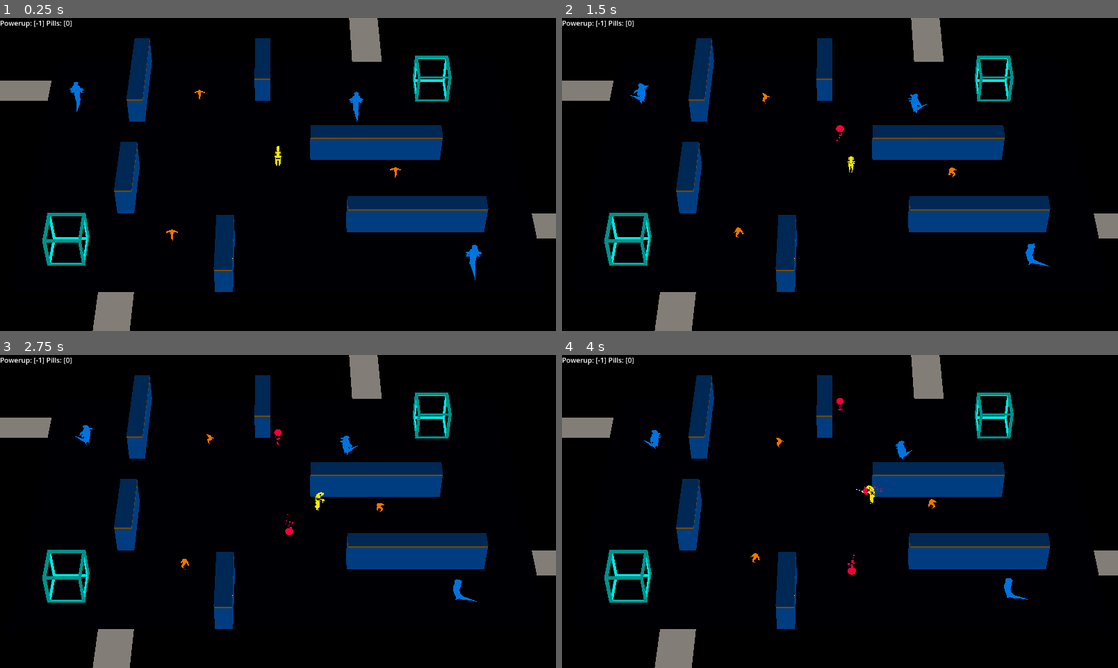
Above: before the commit, frames 1-4 (two rows, left to right).
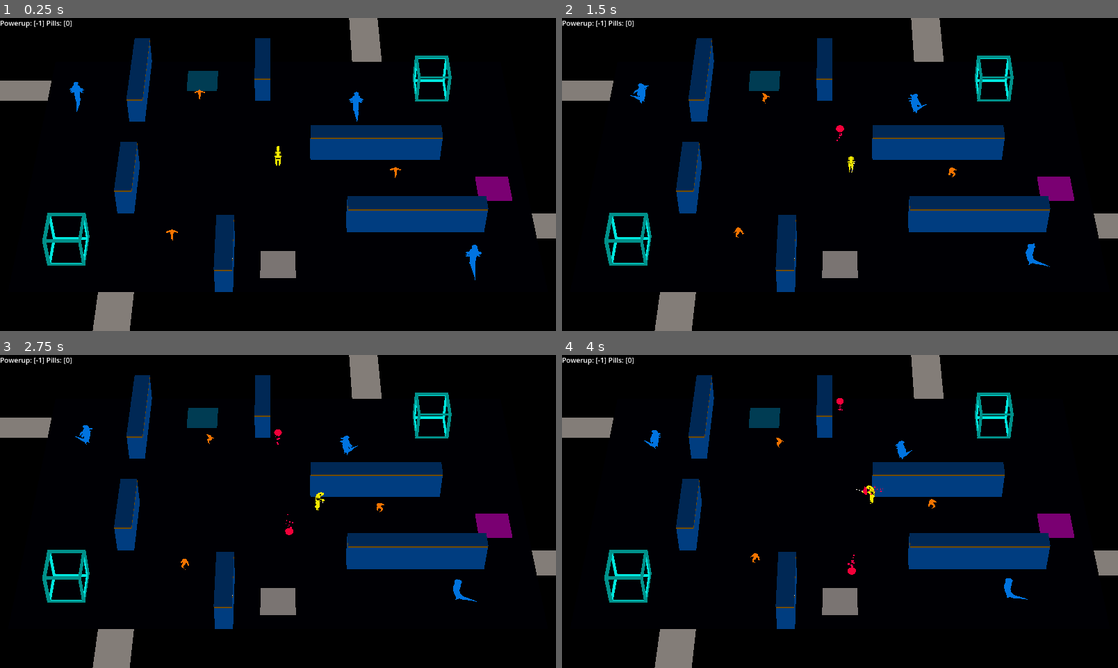
Above: after the commit, the same moments.

Repository: ralabate/30ddl
Game: Godot game, scene res://main.tscn
Two runs of this game, one before a commit and one after it. Both use one fixed random seed, a clock stepped at 60 frames per second and the inputs below.
Inputs:
- Up to frame 1 (0.25 s): no input
- Up to frame 2 (1.5 s): tap Enter (ui_accept) at 0.5, 0.77 s; hold Right (ui_right) 0.53-1.28 s; tap A (player_mine) at 0.6, 1.35 s; hold Down (ui_down) from 1.28 s (still down)
- Up to frame 3 (2.75 s): tap Enter (ui_accept) at 1.52 s; release Down (ui_down) at 2.03 s; hold Right (ui_right) from 2.03 s (still down); tap A (player_mine) at 2.1 s
- Up to frame 4 (4 s): release Right (ui_right) at 2.78 s; hold Up (ui_up) 2.78-3.53 s; tap A (player_mine) at 2.85, 3.6 s; tap Enter (ui_accept) at 3.02, 3.77 s; hold Left (ui_left) from 3.53 s (still down)

The runs differ from the first frame. In frame 1, 1.3% of the frame differs, in the area x 33-93%, y 16-84%; in frame 2, 1.3%; in frame 3, 1.3%; in frame 4, 1.3%.
Error in both runs: Invalid access of index '1' on a base object of type: 'Array[Dictionary]'. (res://common/log.gd:9)

Commit message:
different types of stores

Diff:
--- a/gauntlet/level/levels/empty_level.tscn
+++ b/gauntlet/level/levels/empty_level.tscn
@@ -2,7 +2,7 @@
 
 [ext_resource type="Script" uid="uid://circq55qpjcvk" path="res://level/level.gd" id="1_53vyl"]
 [ext_resource type="PackedScene" uid="uid://ce84xhnoym281" path="res://level/levels/playfield_0.tscn" id="2_lvwwe"]
-[ext_resource type="PackedScene" uid="uid://bp2ipd6gmokjy" path="res://player/store.tscn" id="3_53vyl"]
+[ext_resource type="PackedScene" uid="uid://dtjgi7fn2nfx1" path="res://player/stores/mine_store.tscn" id="3_53vyl"]
 [ext_resource type="PackedScene" uid="uid://bb66s3pjp42pv" path="res://player/power_pill.tscn" id="4_lvwwe"]
 
 [sub_resource type="Environment" id="Environment_h2yge"]
--- a/gauntlet/level/levels/level_1.tscn
+++ b/gauntlet/level/levels/level_1.tscn
@@ -6,6 +6,9 @@
 [ext_resource type="PackedScene" uid="uid://dcyd6q7bb3k6m" path="res://badguys/badguy_spawner.tscn" id="4_hosfi"]
 [ext_resource type="PackedScene" uid="uid://dysqmwq3wem2k" path="res://badguys/badguy.tscn" id="5_eq12i"]
 [ext_resource type="PackedScene" uid="uid://bugwiltjmg52c" path="res://badguys/orange_badguy.tscn" id="6_eq12i"]
+[ext_resource type="PackedScene" uid="uid://dtjgi7fn2nfx1" path="res://player/stores/mine_store.tscn" id="7_blww0"]
+[ext_resource type="PackedScene" uid="uid://d0njcdjdgf5k4" path="res://player/stores/phasing_store.tscn" id="8_adifw"]
+[ext_resource type="PackedScene" uid="uid://c6vwteww0n5oa" path="res://player/stores/decoy_store.tscn" id="9_evbkj"]
 
 [sub_resource type="Environment" id="Environment_h2yge"]
 background_mode = 1
@@ -68,6 +71,15 @@
 [node name="OrangeBadguy3" parent="." instance=ExtResource("6_eq12i")]
 transform = Transform3D(1, 0, 0, 0, 1, 0, 0, 0, 1, -6, 1, 7)
 
+[node name="Store" parent="." instance=ExtResource("7_blww0")]
+transform = Transform3D(1, 0, 0, 0, 1, 0, 0, 0, 1, 0, 0, 8)
+
+[node name="Store2" parent="." instance=ExtResource("8_adifw")]
+transform = Transform3D(1, 0, 0, 0, 1, 0, 0, 0, 1, -5, 0, -8)
+
+[node name="Store3" parent="." instance=ExtResource("9_evbkj")]
+transform = Transform3D(1, 0, 0, 0, 1, 0, 0, 0, 1, 13, 0, 2)
+
 [editable path="EastBridge"]
 [editable path="WestBridge"]
 [editable path="NorthBridge"]
--- a/gauntlet/main.gd
+++ b/gauntlet/main.gd
@@ -5,7 +5,7 @@
 
 
 var levels = [
-	preload("res://level/levels/level_0.tscn"),
+	#preload("res://level/levels/level_0.tscn"),
 	preload("res://level/levels/level_1.tscn"),
 ]
 
--- a/gauntlet/player/store.gd
+++ b/gauntlet/player/store.gd
@@ -9,11 +9,6 @@
 	body_entered.connect(_on_body_entered)
 
 
-# Called every frame. 'delta' is the elapsed time since the previous frame.
-func _process(delta: float) -> void:
-	pass
-
-
 func _on_body_entered(body: Node3D) -> void:
 	if body.is_in_group("player"):
 		var player = body as Player
--- /dev/null
+++ b/gauntlet/player/stores/decoy_store.tscn
@@ -0,0 +1,26 @@
+[gd_scene load_steps=5 format=3 uid="uid://c6vwteww0n5oa"]
+
+[ext_resource type="Script" uid="uid://5av7mdc4yt1t" path="res://player/store.gd" id="1_nwknk"]
+
+[sub_resource type="BoxShape3D" id="BoxShape3D_qndga"]
+size = Vector3(2, 0.1, 2)
+
+[sub_resource type="StandardMaterial3D" id="StandardMaterial3D_5hm4r"]
+transparency = 1
+albedo_color = Color(1, 0, 1, 0.501961)
+
+[sub_resource type="BoxMesh" id="BoxMesh_bpxtq"]
+material = SubResource("StandardMaterial3D_5hm4r")
+size = Vector3(2, 0.1, 2)
+
+[node name="Store" type="Area3D"]
+collision_layer = 32
+collision_mask = 2
+script = ExtResource("1_nwknk")
+powerup_type = 1
+
+[node name="CollisionShape3D" type="CollisionShape3D" parent="."]
+shape = SubResource("BoxShape3D_qndga")
+
+[node name="MeshInstance3D" type="MeshInstance3D" parent="."]
+mesh = SubResource("BoxMesh_bpxtq")
--- /dev/null
+++ b/gauntlet/player/stores/mine_store.tscn
@@ -0,0 +1,25 @@
+[gd_scene load_steps=5 format=3 uid="uid://dtjgi7fn2nfx1"]
+
+[ext_resource type="Script" uid="uid://5av7mdc4yt1t" path="res://player/store.gd" id="1_5hm4r"]
+
+[sub_resource type="BoxShape3D" id="BoxShape3D_qndga"]
+size = Vector3(2, 0.1, 2)
+
+[sub_resource type="StandardMaterial3D" id="StandardMaterial3D_5hm4r"]
+transparency = 1
+albedo_color = Color(1, 1, 1, 0.501961)
+
+[sub_resource type="BoxMesh" id="BoxMesh_bpxtq"]
+material = SubResource("StandardMaterial3D_5hm4r")
+size = Vector3(2, 0.1, 2)
+
+[node name="Store" type="Area3D"]
+collision_layer = 32
+collision_mask = 2
+script = ExtResource("1_5hm4r")
+
+[node name="CollisionShape3D" type="CollisionShape3D" parent="."]
+shape = SubResource("BoxShape3D_qndga")
+
+[node name="MeshInstance3D" type="MeshInstance3D" parent="."]
+mesh = SubResource("BoxMesh_bpxtq")
--- a/gauntlet/player/store.tscn
+++ b/gauntlet/player/stores/phasing_store.tscn
@@ -1,13 +1,13 @@
-[gd_scene load_steps=5 format=3 uid="uid://bp2ipd6gmokjy"]
+[gd_scene load_steps=5 format=3 uid="uid://d0njcdjdgf5k4"]
 
-[ext_resource type="Script" uid="uid://5av7mdc4yt1t" path="res://player/store.gd" id="1_5hm4r"]
+[ext_resource type="Script" uid="uid://5av7mdc4yt1t" path="res://player/store.gd" id="1_y84fn"]
 
 [sub_resource type="BoxShape3D" id="BoxShape3D_qndga"]
 size = Vector3(2, 0.1, 2)
 
 [sub_resource type="StandardMaterial3D" id="StandardMaterial3D_5hm4r"]
 transparency = 1
-albedo_color = Color(1, 1, 1, 0.501961)
+albedo_color = Color(0, 0.521569, 0.72549, 0.501961)
 
 [sub_resource type="BoxMesh" id="BoxMesh_bpxtq"]
 material = SubResource("StandardMaterial3D_5hm4r")
@@ -16,7 +16,8 @@
 [node name="Store" type="Area3D"]
 collision_layer = 32
 collision_mask = 2
-script = ExtResource("1_5hm4r")
+script = ExtResource("1_y84fn")
+powerup_type = 2
 
 [node name="CollisionShape3D" type="CollisionShape3D" parent="."]
 shape = SubResource("BoxShape3D_qndga")
Not shown: 1 places in gauntlet/level/levels/level_1.tscn that only renumber resources
